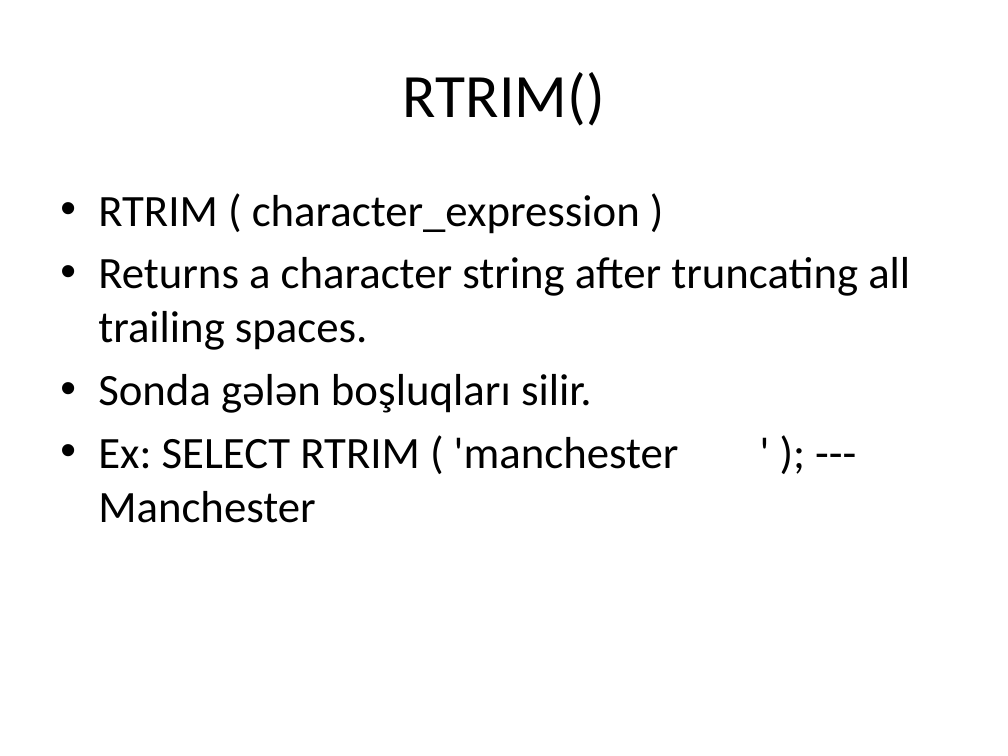
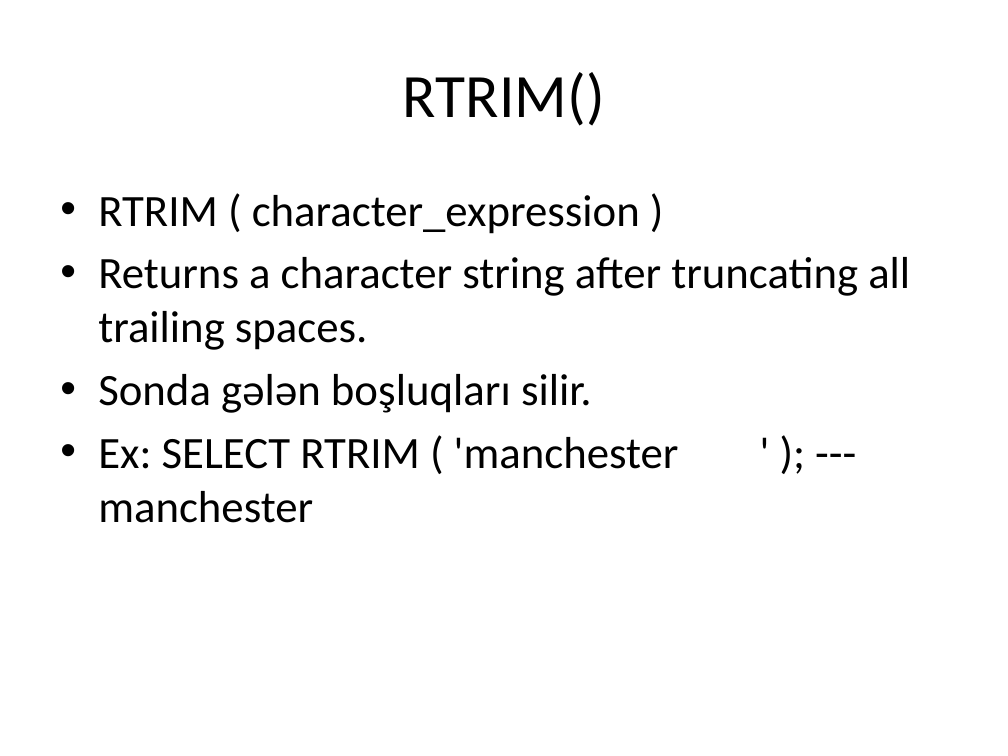
Before and after one commit to s-jamal/P202-25.04.2017, a slide deck: slide 16 of sql string functions.pptx (slide 9 before the commit). Drawn at 1008x756 pixels with LibreOffice and Linux fonts; fonts in the diff are those of the drawing. Boxes give left, top, right and bottom in pixels: in the first picture for what was removed or moved away, otherwise in the second. Text is boxed around its words. In the diff, an @@ line names an element or a change of style, - is before the commit and + after.

```diff
--- a/sql string functions.pptx
+++ b/sql string functions.pptx
@@ text at (98, 437, 679, 523): text changed @@
-• Ex: SELECT RTRIM ( 'manchester ' ); --- Manchester
+• Ex: SELECT RTRIM ( 'manchester ' ); --- manchester
```
Also in this commit, not shown: 2 other slides changed, 13 slides added, 1 other file.
